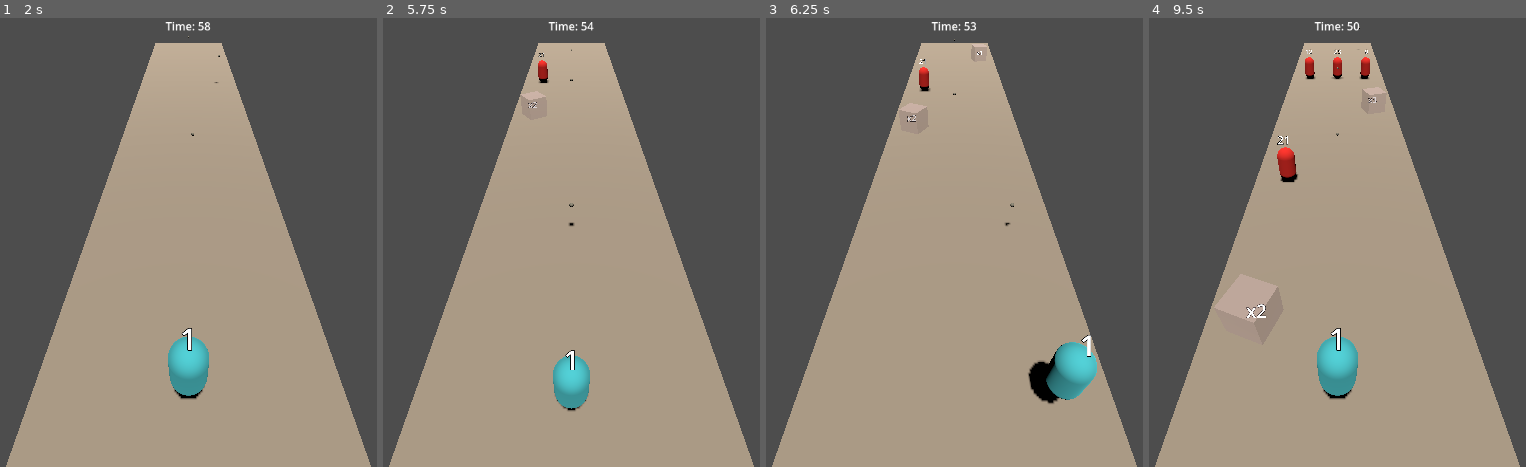
Above: before the commit, frames 1-4 (left to right).
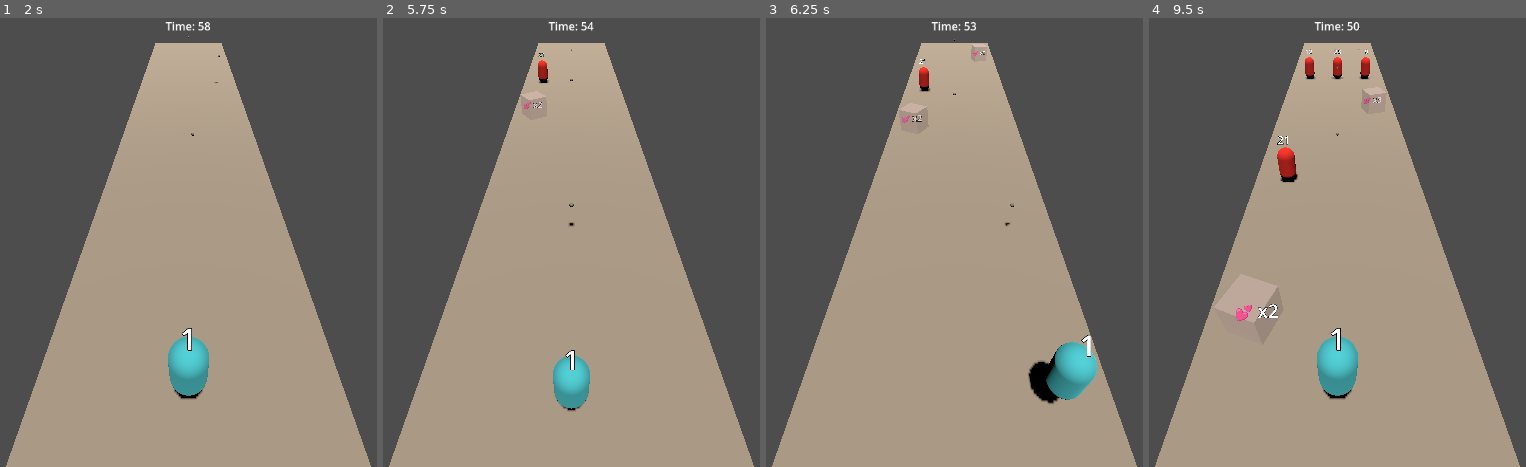
Above: after the commit, the same moments.

Repository: shuhei0916/music-shooter
Game: Godot game, scene res://main.tscn
Same seed, same stepped clock (60 frames per second), same inputs: the game is played once before the commit and once after it.
Inputs:
- Up to frame 1 (2 s): tap Enter (ui_accept) at 0.5, 0.77, 1.52 s; hold Right (ui_right) 0.53-1.28 s; hold Left (ui_left) from 1.28 s (still down)
- Up to frame 2 (5.75 s): release Left (ui_left) at 2.03 s; hold Right (ui_right) 2.03-3.53 s; tap Enter (ui_accept) at 3.02, 3.77, 4.52 s; hold Left (ui_left) from 3.53 s (still down)
- Up to frame 3 (6.25 s): release Left (ui_left) at 5.78 s; hold Right (ui_right) from 5.78 s (still down); tap Enter (ui_accept) at 6.02 s
- Up to frame 4 (9.5 s): tap Enter (ui_accept) at 6.77, 7.52, 9.02 s; release Right (ui_right) at 8.03 s; hold Left (ui_left) from 8.03 s (still down)

Frame 1 is identical in both runs. In frame 2, less than 0.1% of the frame differs, in the area x 37-43%, y 18-21%; in frame 3, less than 0.1%; in frame 4, 0.3%, in the area x 23-62%, y 17-68%.

Commit message:
Refactor gate label update logic for clarity; enhance text representation based on gate type

Diff:
--- a/gate.gd
+++ b/gate.gd
@@ -27,8 +27,17 @@
 func update_label():
 	var label = get_node("Pivot/Label3D")
 	if label:
-		var prefix = "+" if gate_type == "add" else "x"
-		label.text = prefix + str(value)
+		var text = ""
+		match gate_type:
+			"add":
+				text = "❤️ +" + str(value)
+			"multiply":
+				text = "💕 x" + str(value)
+			_:
+				# Fallback for unknown types
+				var prefix = "+" if gate_type == "add" else "x"
+				text = prefix + str(value)
+		label.text = text
 
 func _process(delta):
 	time += delta
Not shown: 1 places in main.tscn that only renumber resources
